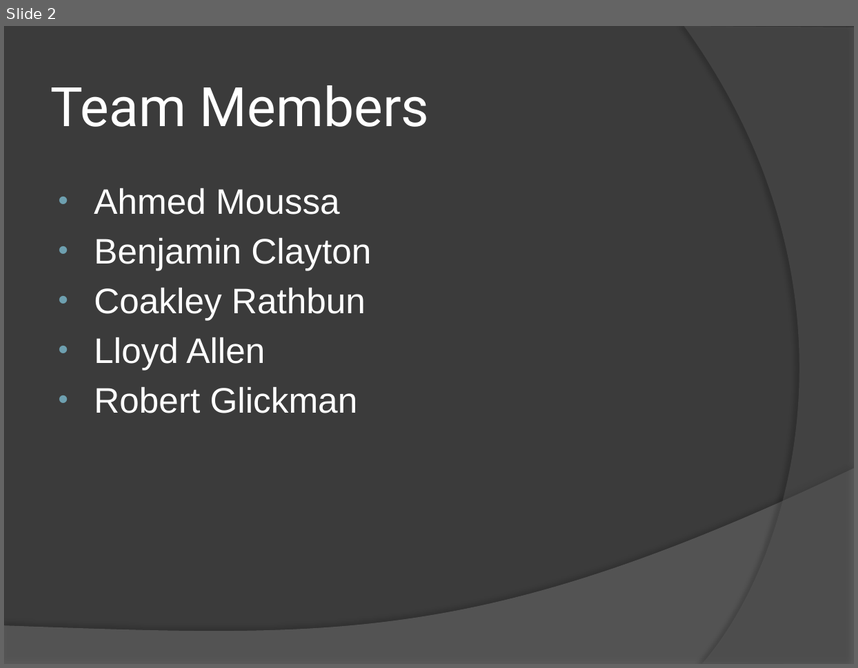
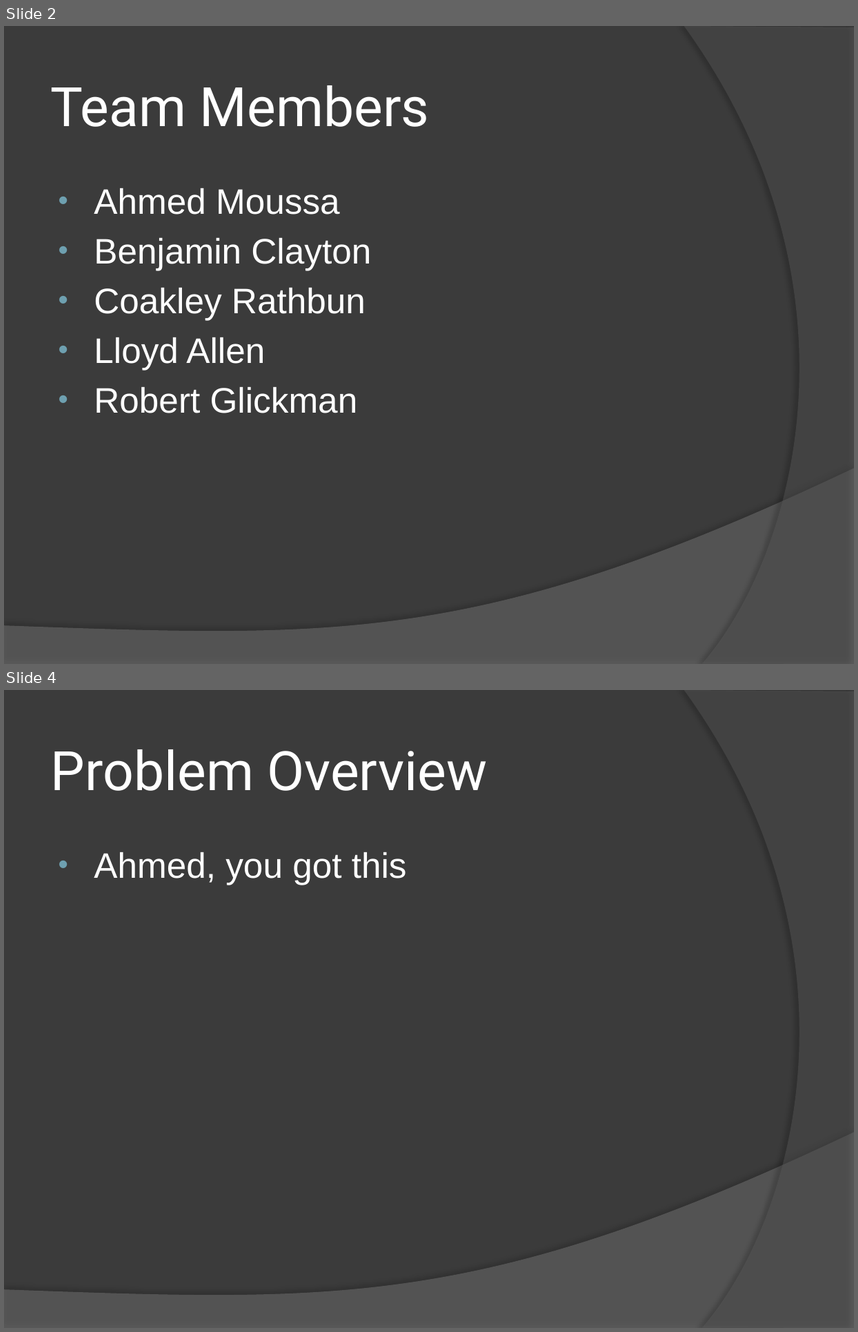
Before and after one commit to bsclayt1/CSE360-Project, a slide deck: Presentation/Presentation.pptx. Shown one above the other, each under a label of ours: slide 2 before the commit, slides 2 and 4 after it; the slides between them are not shown. The pictures are 858x668 and 858x1332 pixels, drawn with LibreOffice and Linux fonts; fonts in the diff are those of the drawing. Boxes give left, top, right and bottom in pixels: in the first picture for what was removed or moved away, otherwise in the second. Text is boxed around its words. In the diff, an @@ line names an element or a change of style, - is before the commit and + after.

Commit message:
pp v.1

```diff
--- a/Presentation/Presentation.pptx
+++ b/Presentation/Presentation.pptx
@@ slide 4 added at (x1=4, y1=690, x2=854, y2=1328), background #3B3B3B; not listed: 2 template elements that a slide beside it also shows @@
@@ title added at (x1=51, y1=749, x2=488, y2=791), 46 pt, text #FFFFFF @@
+Problem Overview
@@ text added at (x1=94, y1=852, x2=407, y2=885), 30 pt, text #FFFFFF @@
+• Ahmed, you got this
```
Also in this commit, not shown: 13 other slides added, 14 slides removed.
